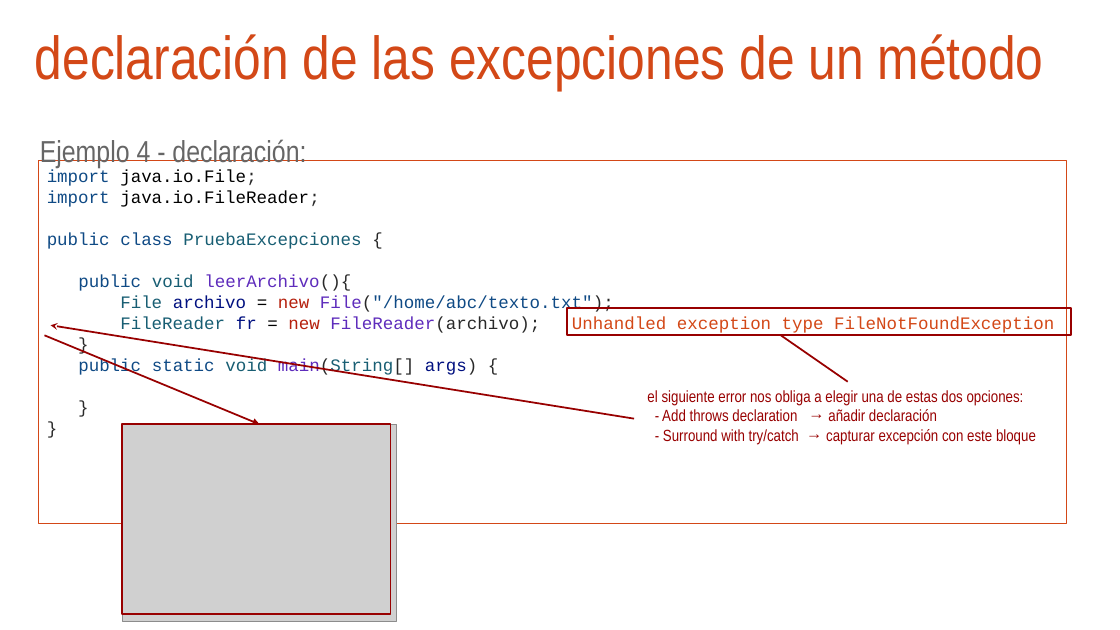
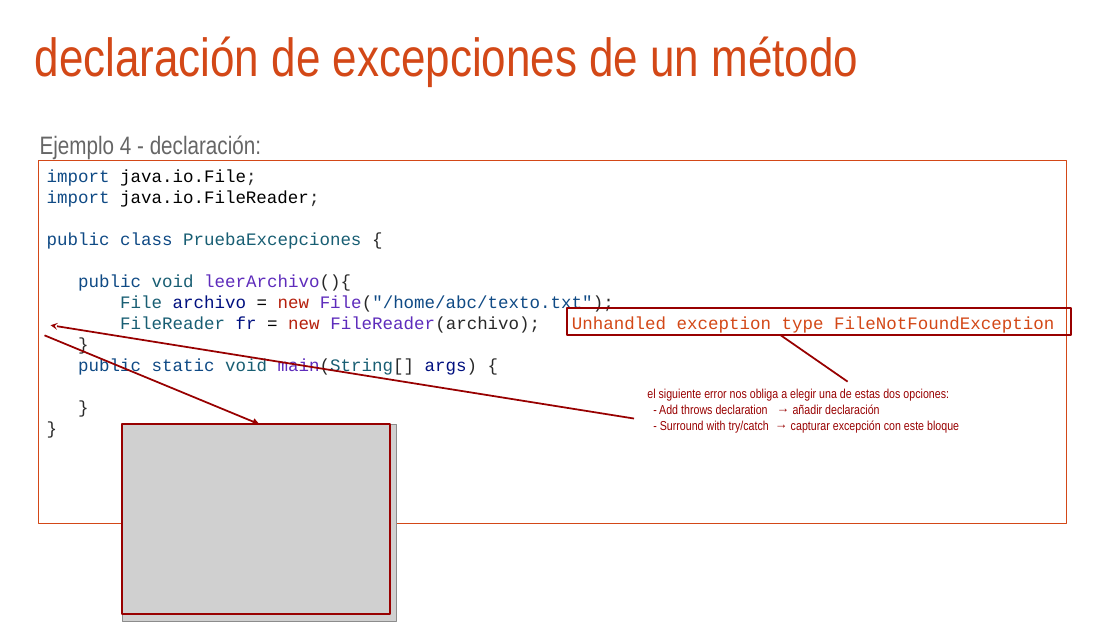
Before and after one commit to arturoblasco/PROG23, a slide deck: slide 13 of UD03/ud03_excepciones.pptx. Drawn at 1120x630 pixels with LibreOffice and Linux fonts; fonts in the diff are those of the drawing; grey boxes stand for pictures; background and template pictures are left out. Boxes give left, top, right and bottom in pixels: in the first picture for what was removed or moved away, otherwise in the second. Text is boxed around its words. In the diff, an @@ line names an element or a change of style, - is before the commit and + after.

```diff
--- a/UD03/ud03_excepciones.pptx
+++ b/UD03/ud03_excepciones.pptx
@@ title at (x1=35, y1=36, x2=859, y2=86): text changed; size 52 to 46 pt @@
-declaración de las excepciones de un método
+declaración de excepciones de un método
@@ text "Ejemplo 4 - declaración:" at (x1=40, y1=135, x2=261, y2=159): size 26 to 21.6 pt @@
@@ text "import java.io.File;" at (x1=39, y1=161, x2=1067, y2=523): outline #D34817 0.75 pt to #D34817 0.74 pt @@
@@ arrow removed from (634, 418) to (50, 325) @@
@@ freeform shape added at (x1=50, y1=325, x2=634, y2=418), outline #980000 1.5 pt @@
@@ arrow removed from (45, 335) to (260, 424) @@
@@ freeform shape added at (x1=45, y1=335, x2=260, y2=424), outline #980000 1.5 pt @@
@@ text "el siguiente error nos obliga ..." at (x1=647, y1=388, x2=959, y2=433): size 13.9 to 11.2 pt @@
```
Also in this commit, not shown: 18 other slides changed, 2 other files.
